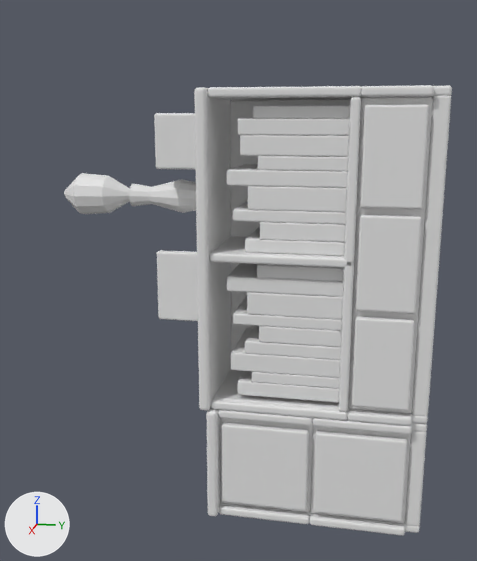
Two versions of the OBJ model landstalker/data/proxies/merc_books_684.obj, one commit apart.
Camera for both pictures: a 50 mm lens placed at (384.7, -8.5, 406.4), pointed at (297.6, -25.9, 384.6). The axes (+X, +Y, +Z) are drawn at lower left. The lights are the same throughout. The older version comes first. Where no turn or scale is listed for an object, it has been applied to the vertices. Vertices at exactly the same position are counted once.

Names of what the first picture shows: 'merc_books_684'.
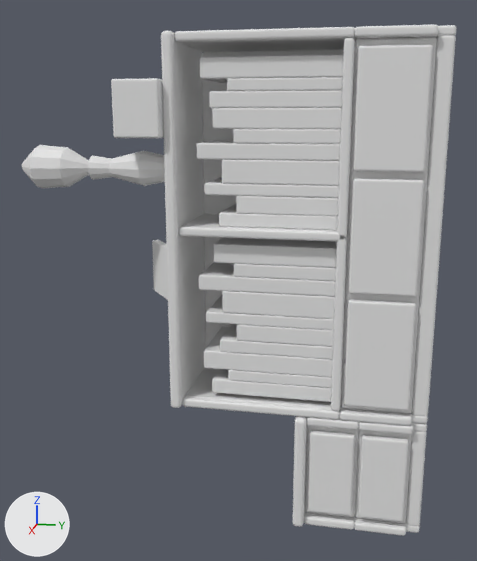
The change, as JSON lines over the scene's bpy script:
```json
{"block": "me_merc_books_684", "where": "# used by ob_merc_books_684; location = (0.0, 0.0, 0.0)"}
{"op": "remove", "block": "me_merc_books_684", "code": "me_merc_books_684.from_pydata(...)  # 7317 vertices, 7315 faces; spans x 290.0..304.8, y -51.0..0.0, z 352.0..410.0"}
{"op": "add", "block": "me_merc_books_684", "code": "me_merc_books_684.from_pydata(...)  # 7481 vertices, 7477 faces; spans x 290.0..306.0, y -55.0..0.0, z 352.0..416.5"}
{"block": "me_merc_books_684", "change": "me_merc_books_684 part 1: the loose piece of 152 vertices spanning x 290.0..304.8, y -29.0..-27.5, z 352.0..368.0 is moved by (0.0, 12.0, 0.0)"}
{"block": "me_merc_books_684", "change": "me_merc_books_684 part 2: the loose piece of 152 vertices spanning x 303.0..304.0, y -27.0..-15.2, z 354.1..365.9 is scaled about its middle by (1, 0.487, 1), then moved by (0.0, 9.0, 0.0)"}
{"block": "me_merc_books_684", "change": "me_merc_books_684 part 3: the loose piece of 152 vertices spanning x 290.0..304.8, y -30.0..-28.5, z 368.0..410.0 is multiplied about its middle by the matrix ((1.0, 0.0, 0.0), (0.0, 1.0, 0.0), (0.0, 0.0, 1.157)), then moved by (0.0, -4.0, 3.2)"}
{"block": "me_merc_books_684", "change": "me_merc_books_684 part 4: the loose piece of 152 vertices spanning x 303.0..304.0, y -9.7..-2.5, z 383.0..395.0 is scaled about its middle by (1, 1.14, 1.19), then moved by (0.0, -0.5, 3.2)"}
{"block": "me_merc_books_684", "change": "me_merc_books_684 part 5: the loose piece of 152 vertices spanning x 303.0..304.0, y -9.7..-2.5, z 395.9..407.9 is scaled about its middle by (1, 1.14, 1.19), then moved by (0.0, -0.5, 5.4)"}
{"block": "me_merc_books_684", "change": "me_merc_books_684 part 6: the loose piece of 152 vertices spanning x 291.0..304.0, y -28.5..-10.2, z 388.4..389.6 is scaled about its middle by (1, 1.17, 1), then moved by (0.0, -2.5, 3.2)"}
{"block": "me_merc_books_684", "change": "me_merc_books_684 part 7: the loose piece of 152 vertices spanning x 294.0..302.0, y -36.0..-30.0, z 400.0..407.0 is moved by (4.0, -4.0, 4.0)"}
{"block": "me_merc_books_684", "change": "me_merc_books_684 part 8: the loose piece of 99 vertices spanning x 294.1..299.9, y -51.0..-30.0, z 393.1..398.9 is moved by (4.0, -4.0, 4.0)"}
{"block": "me_merc_books_684", "change": "me_merc_books_684 part 9: the loose piece of 1352 vertices spanning x 291.3..302.5, y -26.5..-11.4, z 389.6..407.9 is rebuilt with 1502 vertices and now spans x 291.3..302.5, y -30.4..-12.4, z 392.9..413.6"}
{"block": "me_merc_books_684", "change": "me_merc_books_684 part 10: the loose piece of 1352 vertices spanning x 291.3..302.5, y -26.5..-11.4, z 369.8..388.0 is rebuilt with 1502 vertices and now spans x 291.3..302.5, y -30.4..-12.4, z 369.8..390.5"}
{"block": "me_merc_books_684", "change": "me_merc_books_684 part 11: the loose piece of 152 vertices spanning x 295.2..296.8, y -38.0..-30.0, z 378.0..388.0 is deleted"}
{"block": "me_merc_books_684", "change": "me_merc_books_684 part 12: 74 vertices moved within x 291.0..304.0, y -15.1..-1.9, z 352.0..368.0; 2509 vertices removed from x 290.0..304.0, y -28.5..0.0, z 352.0..410.0; 2525 vertices added at x 290.0..304.0, y -39.8..0.0, z 352.0..416.5"}
```

Pixel boxes (x1, y1, x2, y2) of what changed, in the pictures (477 x 561 px; the box of a moved part takes in the faces that stretch with it):
```json
{"object": "merc_books_684", "change": "reshaped", "before": [64, 85, 452, 535], "after": [22, 25, 456, 536], "on screen": "12% wider, 14% taller"}
{"part": 1, "of": "me_merc_books_684", "change": "moved or reshaped", "before": [206, 407, 221, 516], "after": [293, 416, 307, 527]}
{"part": 2, "of": "me_merc_books_684", "change": "moved or reshaped", "before": [222, 423, 309, 511], "after": [307, 430, 355, 516]}
{"part": 3, "of": "me_merc_books_684", "change": "moved or reshaped", "before": [194, 87, 231, 411], "after": [161, 31, 206, 408]}
{"part": 4, "of": "me_merc_books_684", "change": "moved or reshaped", "before": [356, 215, 422, 314], "after": [348, 179, 424, 297]}
{"part": 5, "of": "me_merc_books_684", "change": "moved or reshaped", "before": [360, 105, 429, 209], "after": [353, 45, 433, 172]}
{"part": 6, "of": "me_merc_books_684", "change": "moved or reshaped", "before": [210, 237, 354, 268], "after": [179, 214, 347, 242]}
{"part": 7, "of": "me_merc_books_684", "change": "moved or reshaped", "before": [154, 113, 196, 170], "after": [111, 78, 164, 138]}
{"part": 8, "of": "me_merc_books_684", "change": "moved or reshaped", "before": [64, 173, 196, 214], "after": [22, 145, 165, 188]}
{"part": 9, "of": "me_merc_books_684", "change": "rebuilt", "before": [227, 106, 350, 256], "after": [197, 55, 344, 230], "on screen": "19% wider, 17% taller"}
{"part": 10, "of": "me_merc_books_684", "change": "rebuilt", "before": [227, 263, 344, 403], "after": [199, 238, 337, 402], "on screen": "18% wider, 17% taller"}
{"part": 11, "of": "me_merc_books_684", "change": "deleted", "before": [157, 250, 198, 321]}
{"part": 12, "of": "me_merc_books_684", "change": "moved or reshaped", "before": [208, 85, 452, 535], "after": [152, 25, 456, 536]}
```
